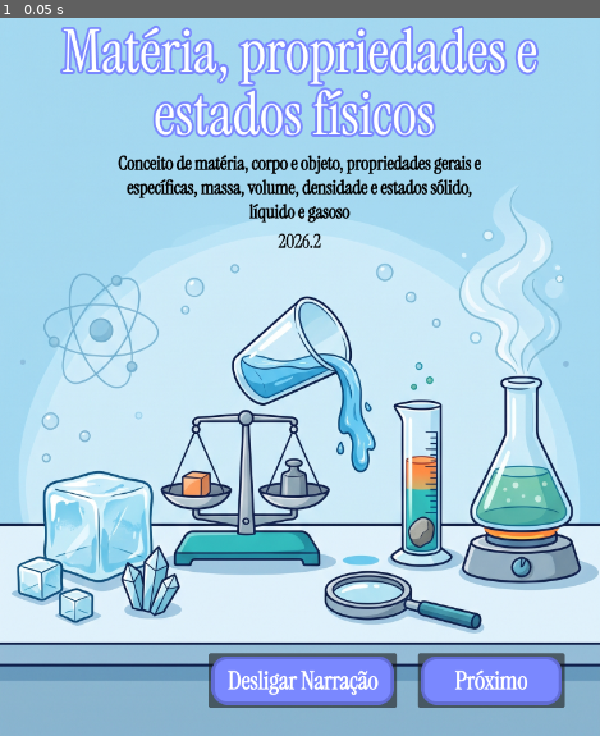
Above: before the commit, frame 1.
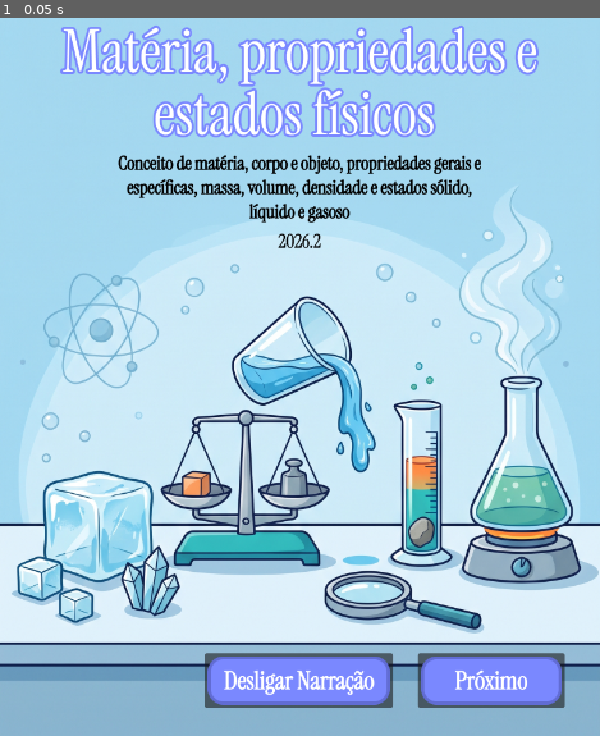
Above: after the commit, the same moment.

Repository: mota-pedro/projeto-comp-grafica
Game: Godot game, scene res://Capa/capa.tscn
Two runs of this game, one before a commit and one after it. Both use one fixed random seed, a clock stepped at 60 frames per second and the inputs below.
Inputs:
- Up to frame 1 (0.05 s): no input

The runs differ from the first frame. In frame 1, 0.7% of the frame differs, in the area x 34-67%, y 88-97%.

Commit message:
feat: contracapa e referencias

Diff:
--- a/Capa/capa.tscn
+++ b/Capa/capa.tscn
@@ -18,8 +18,8 @@
 icon = ExtResource("2_0jj7y")
 
 [node name="Button Narração" type="Button" parent="." unique_id=1498048385]
-offset_left = 267.0
+offset_left = 262.0
 offset_top = 918.0
-offset_right = 508.0
+offset_right = 503.0
 offset_bottom = 988.0
 icon = ExtResource("3_m01uj")
--- /dev/null
+++ b/Contracapa/contracapa.tscn
@@ -0,0 +1,33 @@
+[gd_scene format=3 uid="uid://cs1himm62gfct"]
+
+[ext_resource type="Texture2D" uid="uid://bsg7xn2stihj4" path="res://Assets/Contra capa.png" id="1_y2gfx"]
+[ext_resource type="Texture2D" uid="uid://bv7ly1ca510sl" path="res://Assets/Botão Narração.png" id="2_f1pei"]
+[ext_resource type="Texture2D" uid="uid://dxneofoucfejq" path="res://Assets/Botão Inicio.png" id="3_bpxar"]
+[ext_resource type="Texture2D" uid="uid://bge2ilavd16ck" path="res://Assets/Botão Anterior.png" id="4_bpxar"]
+
+[node name="Contracapa" type="Node2D" unique_id=1388116953]
+
+[node name="Sprite2D" type="Sprite2D" parent="." unique_id=282299289]
+position = Vector2(384, 512)
+texture = ExtResource("1_y2gfx")
+
+[node name="Button Narração" type="Button" parent="." unique_id=282902299]
+offset_left = 262.0
+offset_top = 918.0
+offset_right = 503.0
+offset_bottom = 988.0
+icon = ExtResource("2_f1pei")
+
+[node name="Button Inicio" type="Button" parent="." unique_id=1005355976]
+offset_left = 535.0
+offset_top = 918.0
+offset_right = 723.0
+offset_bottom = 988.0
+icon = ExtResource("3_bpxar")
+
+[node name="Button Anterior" type="Button" parent="." unique_id=842267812]
+offset_left = 41.0
+offset_top = 918.0
+offset_right = 229.0
+offset_bottom = 988.0
+icon = ExtResource("4_bpxar")
--- /dev/null
+++ b/Referencias/referencias.tscn
@@ -0,0 +1,33 @@
+[gd_scene format=3 uid="uid://bn54dpcaxfm2p"]
+
+[ext_resource type="Texture2D" uid="uid://0n0uhgj0gatg" path="res://Assets/Pagina 6  - Estado 1.png" id="1_bufra"]
+[ext_resource type="Texture2D" uid="uid://bv7ly1ca510sl" path="res://Assets/Botão Narração.png" id="2_k7lr8"]
+[ext_resource type="Texture2D" uid="uid://bge2ilavd16ck" path="res://Assets/Botão Anterior.png" id="3_vrsaf"]
+[ext_resource type="Texture2D" uid="uid://55ytkqj7in3v" path="res://Assets/Botão Proximo.png" id="4_xw6im"]
+
+[node name="Referencias" type="Node2D" unique_id=2052332422]
+
+[node name="Sprite2D" type="Sprite2D" parent="." unique_id=807352517]
+position = Vector2(384, 512)
+texture = ExtResource("1_bufra")
+
+[node name="Button Narração" type="Button" parent="." unique_id=235478732]
+offset_left = 262.0
+offset_top = 918.0
+offset_right = 503.0
+offset_bottom = 988.0
+icon = ExtResource("2_k7lr8")
+
+[node name="Button Anterior" type="Button" parent="." unique_id=2022724287]
+offset_left = 41.0
+offset_top = 918.0
+offset_right = 229.0
+offset_bottom = 988.0
+icon = ExtResource("3_vrsaf")
+
+[node name="Button Proximo" type="Button" parent="." unique_id=1648370912]
+offset_left = 535.0
+offset_top = 918.0
+offset_right = 723.0
+offset_bottom = 988.0
+icon = ExtResource("4_xw6im")
Binary file added: Assets/Contra capa.png
Not shown, added: Assets/Contra capa.png.import
Binary file added: Assets/Pagina 6 - Estado 1.png
Not shown, added: Assets/Pagina 6 - Estado 1.png.import
